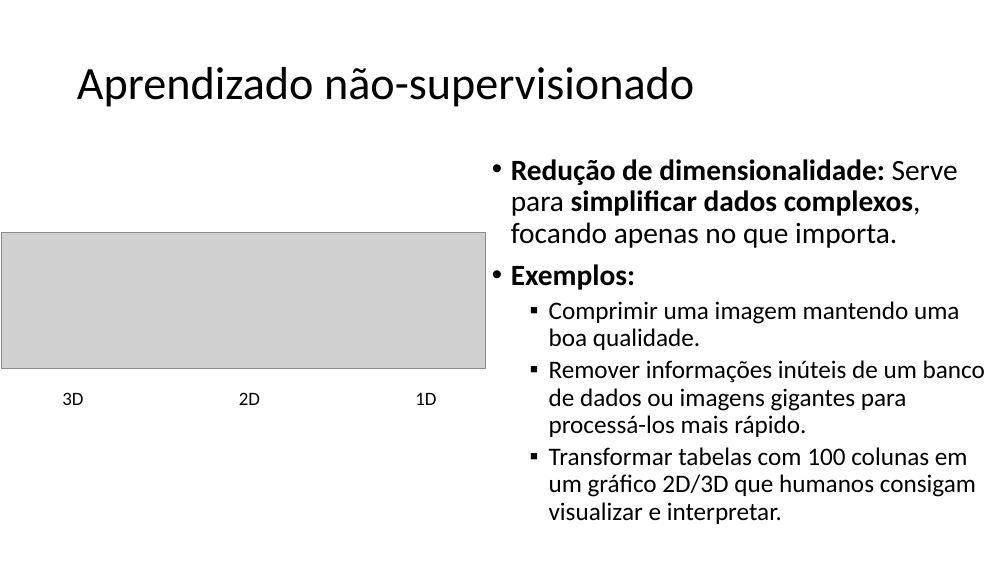
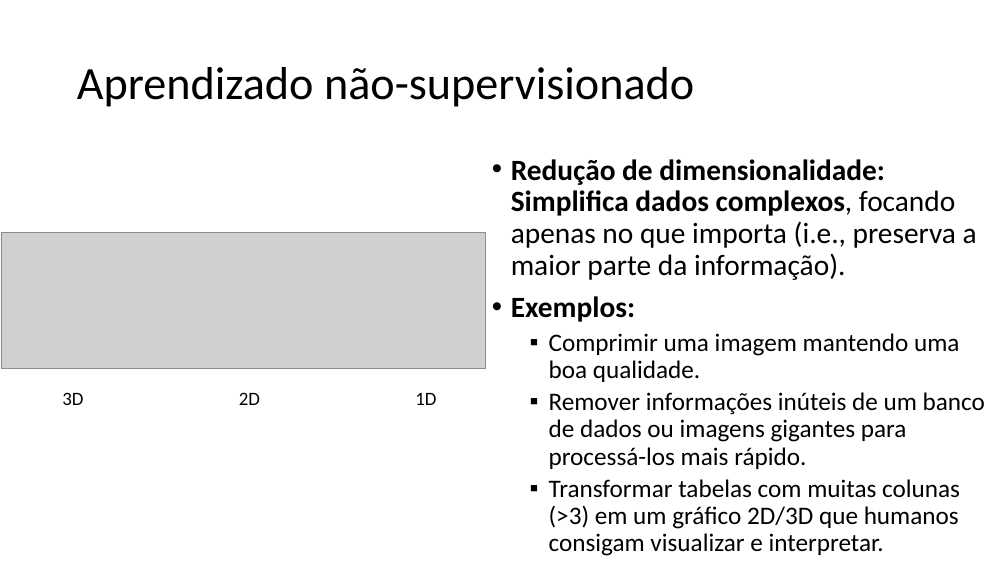
Before and after one commit to zz4fap/c24_inteligencia_artificial, a slide deck: slide 31 of slides/C24_Paradigmas.pptx. Drawn at 1008x567 pixels with LibreOffice and Linux fonts; fonts in the diff are those of the drawing; grey boxes stand for pictures. Boxes give left, top, right and bottom in pixels: in the first picture for what was removed or moved away, otherwise in the second. Text is boxed around its words. In the diff, an @@ line names an element or a change of style, - is before the commit and + after.

```diff
--- a/slides/C24_Paradigmas.pptx
+++ b/slides/C24_Paradigmas.pptx
@@ text at (511,159,977,280): text changed; bold off @@
-• Redução de dimensionalidade: Serve para simplificar dados complexos, focando apenas no que importa.
+• Redução de dimensionalidade: Simplifica dados complexos, focando apenas no que importa (i.e., preserva a maior parte da informação).
@@ text at (549,479,960,556): text changed @@
-  ▪ Transformar tabelas com 100 colunas em um gráfico 2D/3D que humanos consigam visualizar e interpretar.
+  ▪ Transformar tabelas com muitas colunas (>3) em um gráfico 2D/3D que humanos consigam visualizar e interpretar.
```
Also in this commit, not shown: 1 other slide changed.
